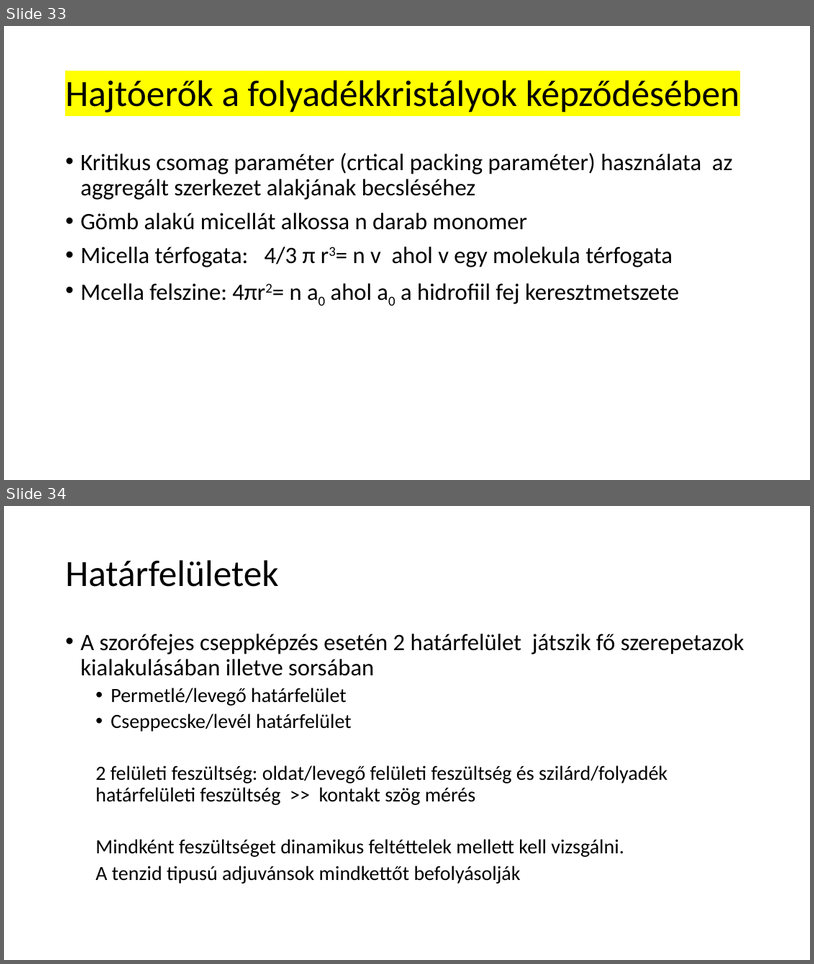
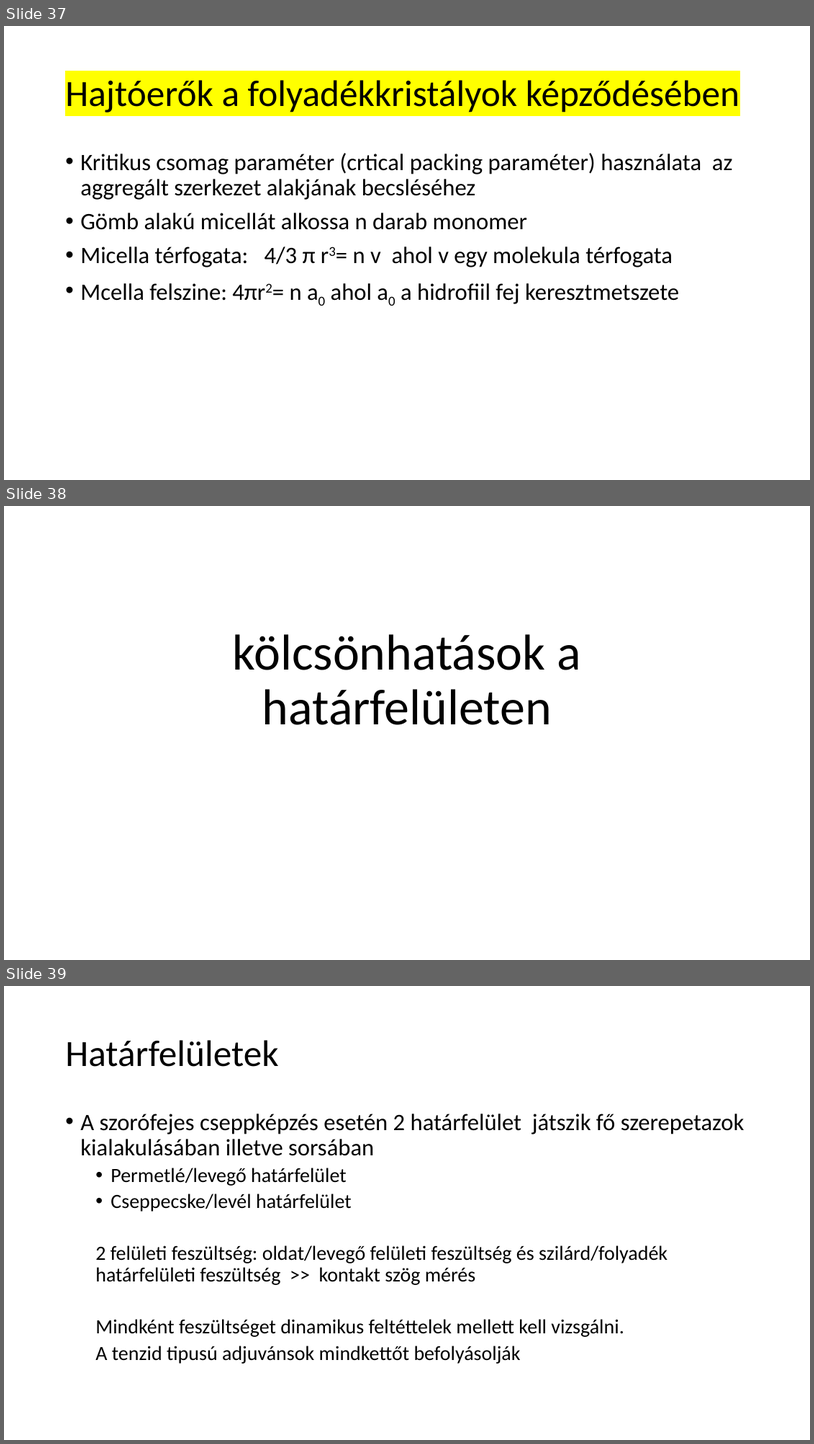
Before and after one commit to LilianaBohus/chemistry-presenations, a slide deck: adjuvants.pptx. Shown one above the other, each under a label of ours: slides 33 and 34 before the commit, slides 37, 38 and 39 after it. The pictures are 814x964 and 814x1444 pixels, drawn with LibreOffice and Linux fonts; fonts in the diff are those of the drawing. Boxes give left, top, right and bottom in pixels: in the first picture for what was removed or moved away, otherwise in the second. Text is boxed around its words. In the diff, an @@ line names an element or a change of style, - is before the commit and + after.

```diff
--- a/adjuvants.pptx
+++ b/adjuvants.pptx
@@ slide 38 added at box(4, 506, 810, 960), background #FFFFFF @@
@@ title added at box(233, 634, 581, 725), 60 pt, text #000000 @@
+kölcsönhatások a határfelületen
@@ what was slide 33 is now slide 37 @@
@@ what was slide 34 is now slide 39 @@
```
Also in this commit, not shown: 1 slide changed, 6 other slides added.
